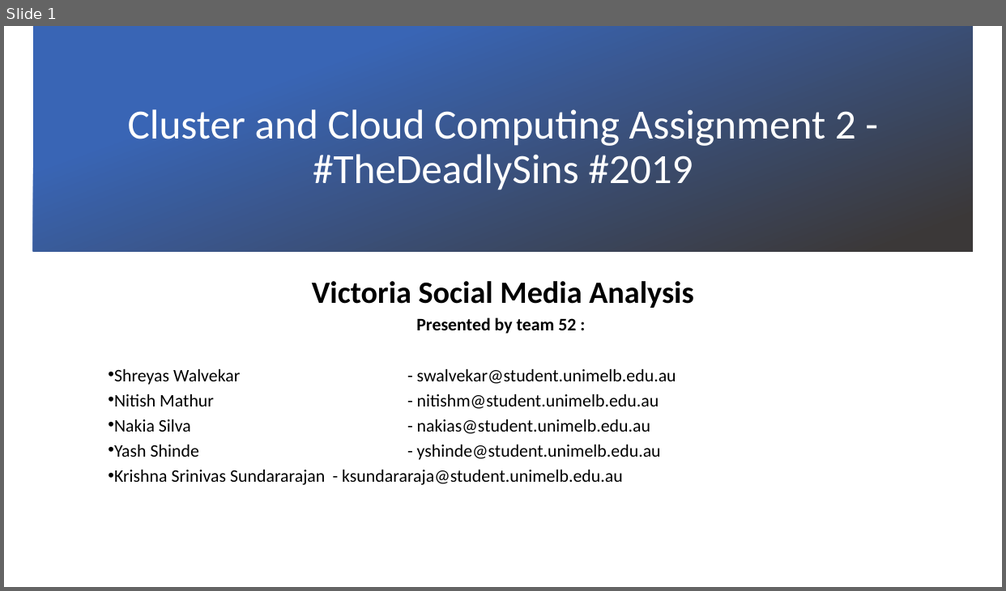
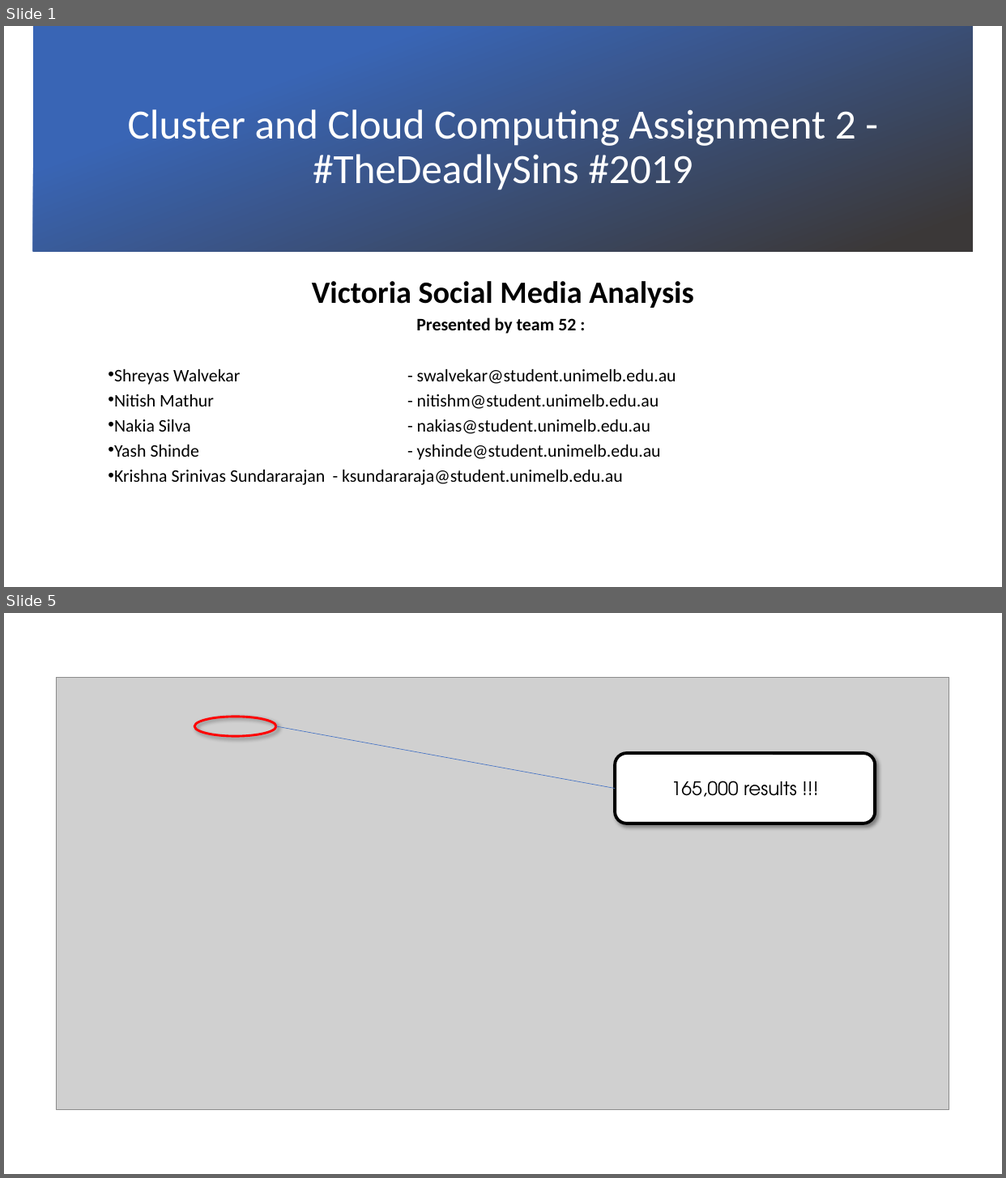
Before and after one commit to demiGod095/Cloud-GOT-Crimes, a slide deck: Presentation.pptx. Shown one above the other, each under a label of ours: slide 1 before the commit, slides 1 and 5 after it; the slides between them are not shown. The pictures are 1006x591 and 1006x1178 pixels, drawn with LibreOffice and Linux fonts; fonts in the diff are those of the drawing; grey boxes stand for pictures; background and template pictures are left out. Boxes give left, top, right and bottom in pixels: in the first picture for what was removed or moved away, otherwise in the second. Text is boxed around its words. In the diff, an @@ line names an element or a change of style, - is before the commit and + after.

```diff
--- a/Presentation.pptx
+++ b/Presentation.pptx
@@ slide 5 added at [4,613,1002,1174], background #FFFFFF @@
@@ picture added at [57,677,949,1110] @@
@@ ellipse added at [195,717,276,736], outline #FF0000 2.25 pt @@
@@ line added from (276, 726) to (615, 788), #4472C4 0.5 pt @@
@@ rounded rectangle added at [615,753,875,824], fill #FFFFFF, outline #000000 3 pt, 18 pt, text #000000 @@
+165,000 results !!!
```
Also in this commit, not shown: 1 slide changed, 14 other slides added, 3 other files.
